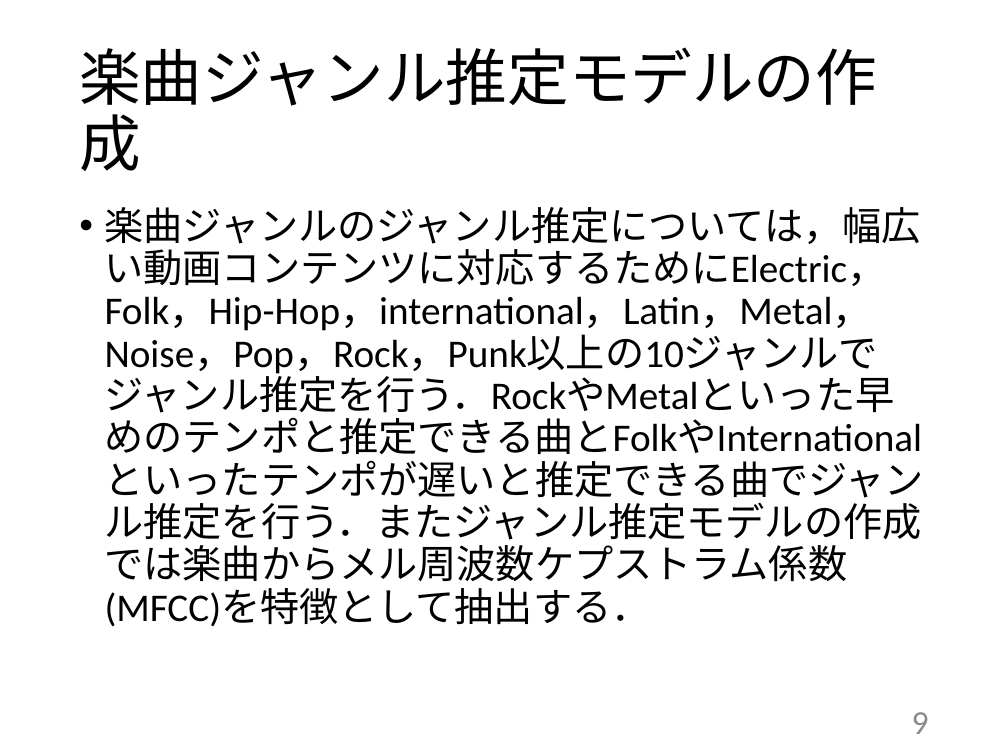
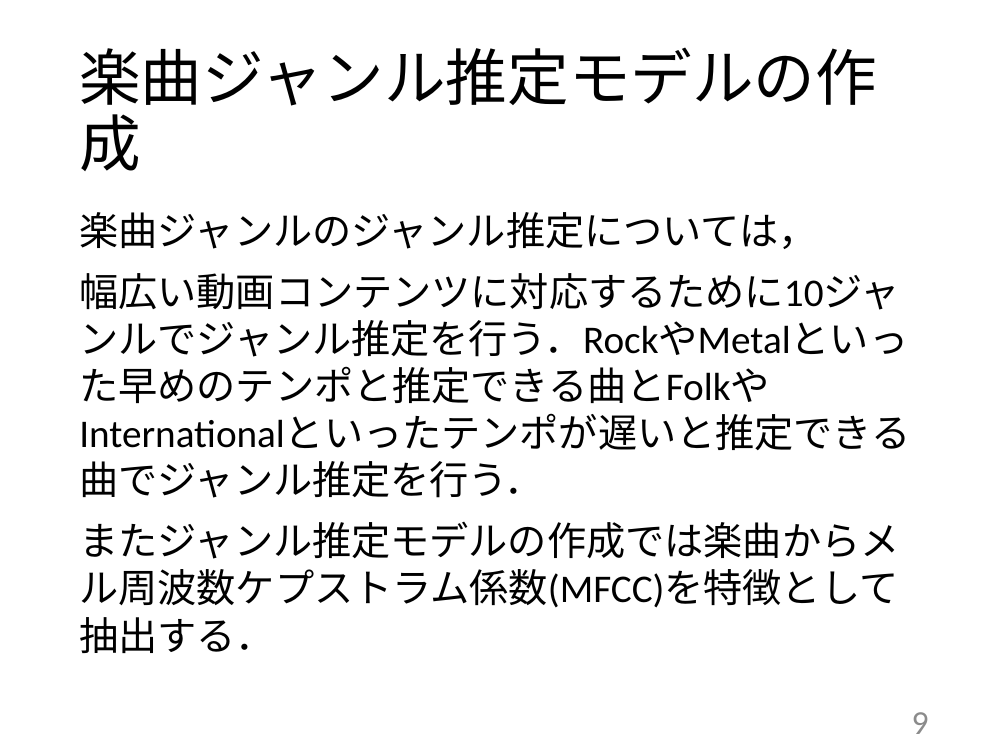
Before and after one commit to kait-takanolab/1821144-yoshii-thesis, a slide deck: slide 9 of 発表用スライド/1821144_卒研発表.pptx. Drawn at 1008x756 pixels with LibreOffice and Linux fonts; fonts in the diff are those of the drawing. Boxes give left, top, right and bottom in pixels: in the first picture for what was removed or moved away, otherwise in the second. Text is boxed around its words. In the diff, an @@ line names an element or a change of style, - is before the commit and + after.

```diff
--- a/発表用スライド/1821144_卒研発表.pptx
+++ b/発表用スライド/1821144_卒研発表.pptx
@@ text at (x1=79, y1=212, x2=900, y2=653): text changed @@
-• 楽曲ジャンルのジャンル推定については，幅広い動画コンテンツに対応するためにElectric，Folk，Hip-Hop，international，Latin，Metal，Noise，Pop，Rock，Punk以上の10ジャンルでジャンル推定を行う．RockやMetalといった早めのテンポと推定できる曲とFolkやInternationalといったテンポが遅いと推定できる曲でジャンル推定を行う．またジャンル推定モデルの作成では楽曲からメル周波数ケプストラム係数(MFCC)を特徴として抽出する．
+楽曲ジャンルのジャンル推定については，
+幅広い動画コンテンツに対応するために10ジャンルでジャンル推定を行う．RockやMetalといった早めのテンポと推定できる曲とFolkやInternationalといったテンポが遅いと推定できる曲でジャンル推定を行う．
+またジャンル推定モデルの作成では楽曲からメル周波数ケプストラム係数(MFCC)を特徴として抽出する．
```
Also in this commit, not shown: 3 other slides changed, 1 slide added, 1 slide removed.
